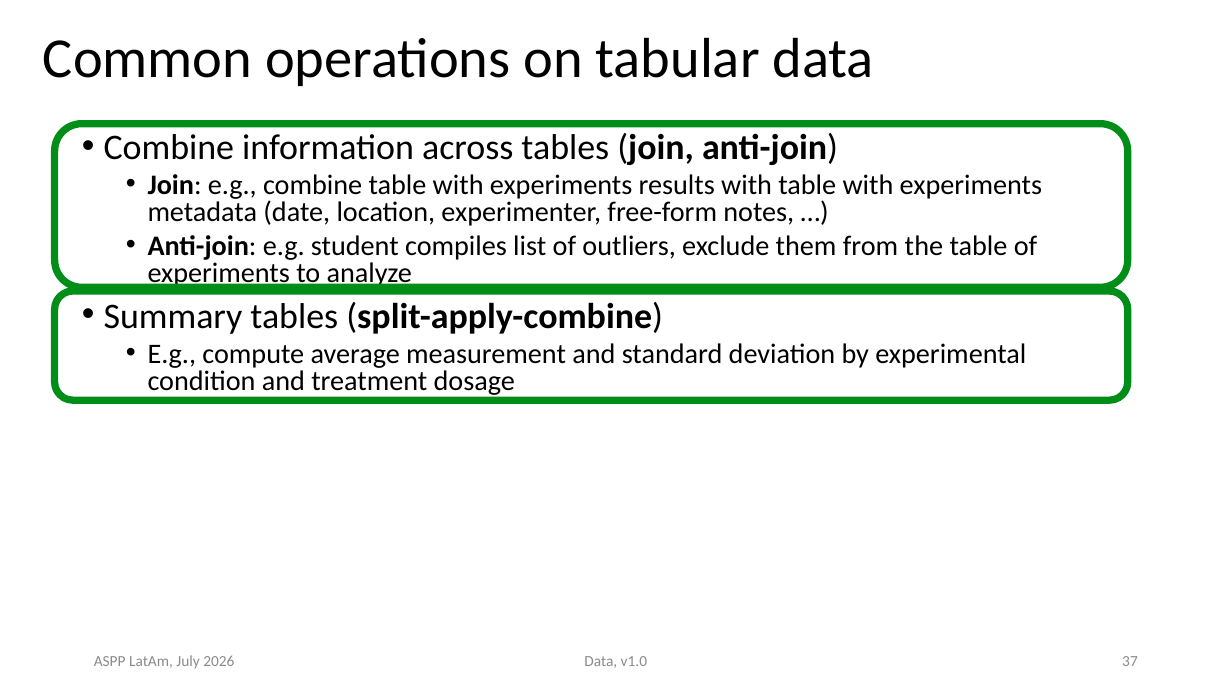
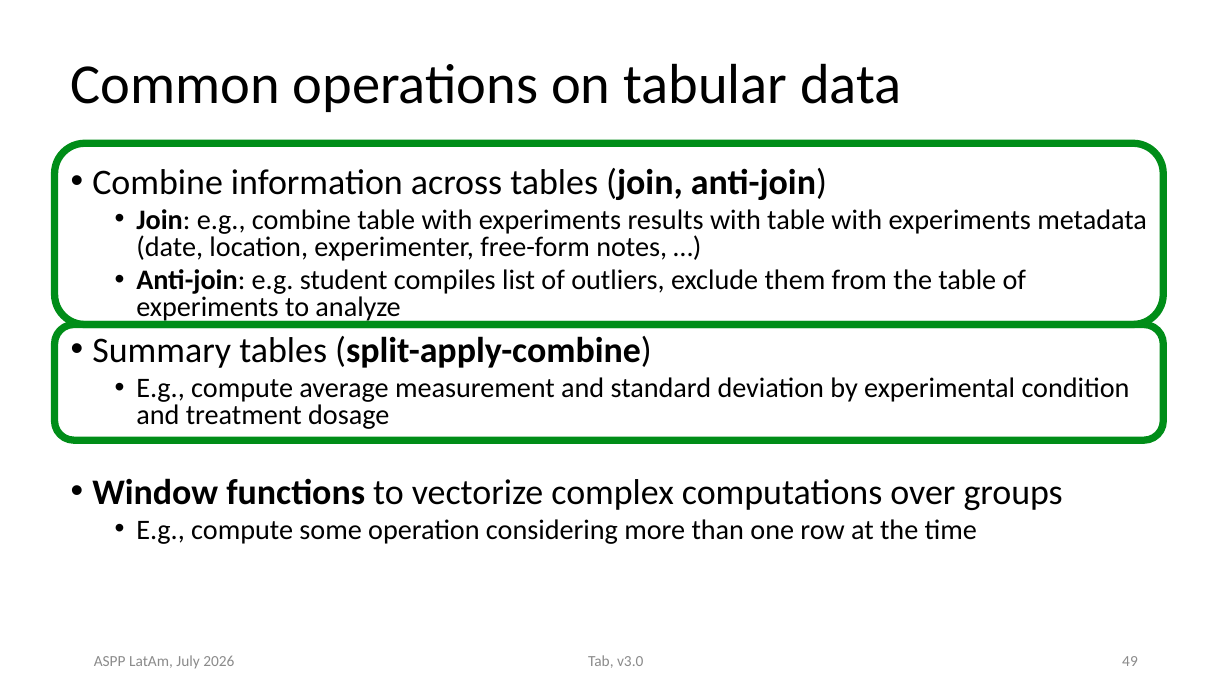
Before and after one commit to ASPP/data_class, a slide deck: slide 49 of tabular_data.pptx (slide 37 before the commit). Drawn at 1232x693 pixels with LibreOffice and Linux fonts; fonts in the diff are those of the drawing. Boxes give left, top, right and bottom in pixels: in the first picture for what was removed or moved away, otherwise in the second. Text is boxed around its words. In the diff, an @@ line names an element or a change of style, - is before the commit and + after.

Commit message:
powerpoint and exercises tabular complete

```diff
--- a/tabular_data.pptx
+++ b/tabular_data.pptx
@@ title "Common operations on tabular data": place and size @@
-title "Common operations on tabular data" at [43,37,873,86]
+title "Common operations on tabular data" at [71,63,901,112]
@@ rounded rectangle: place and size @@
-rounded rectangle at [55,124,1128,287]
+rounded rectangle at [55,143,1164,324]
@@ text "Combine information across tables (join, ...": place and size @@
-text "Combine information across tables (join, ..." at [104,133,1042,395]
+text "Combine information across tables (join, ..." at [92,168,1147,544]
@@ rounded rectangle: place and size @@
-rounded rectangle at [55,291,1128,400]
+rounded rectangle at [55,324,1164,440]
@@ text at [92,478,1063,544]: paragraphs added @@
+• Window functions to vectorize complex computations over groups
+  • E.g., compute some operation considering more than one row at the time
@@ text at [588,655,643,668]: text changed @@
-Data, v1.0
+Tab, v3.0
@@ page number at [1122,656,1138,666]: text changed @@
-37
+49
```
Also in this commit, not shown: 66 other slides changed, 17 slides added, 3 slides removed, 21 other files.
